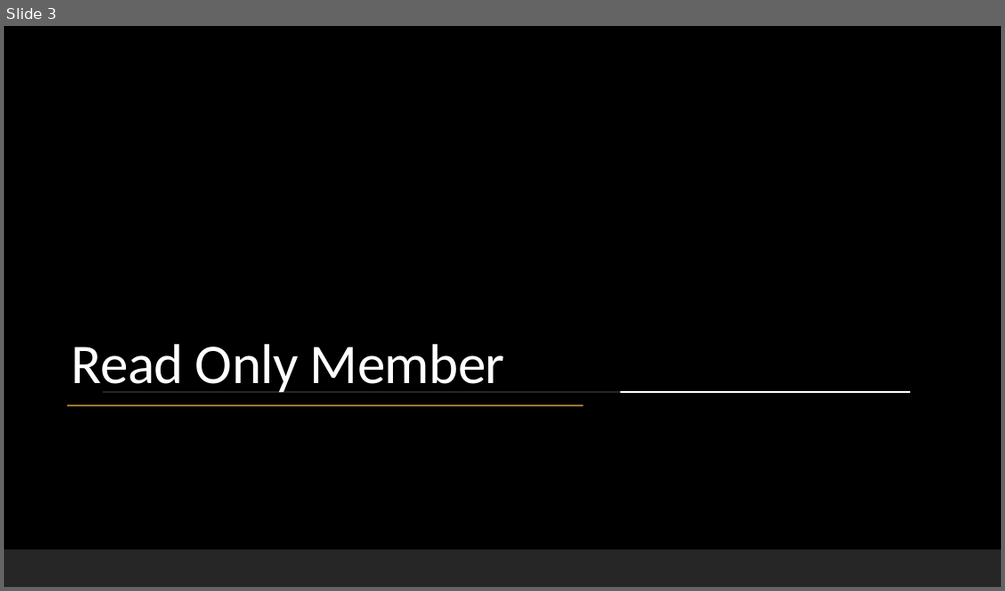
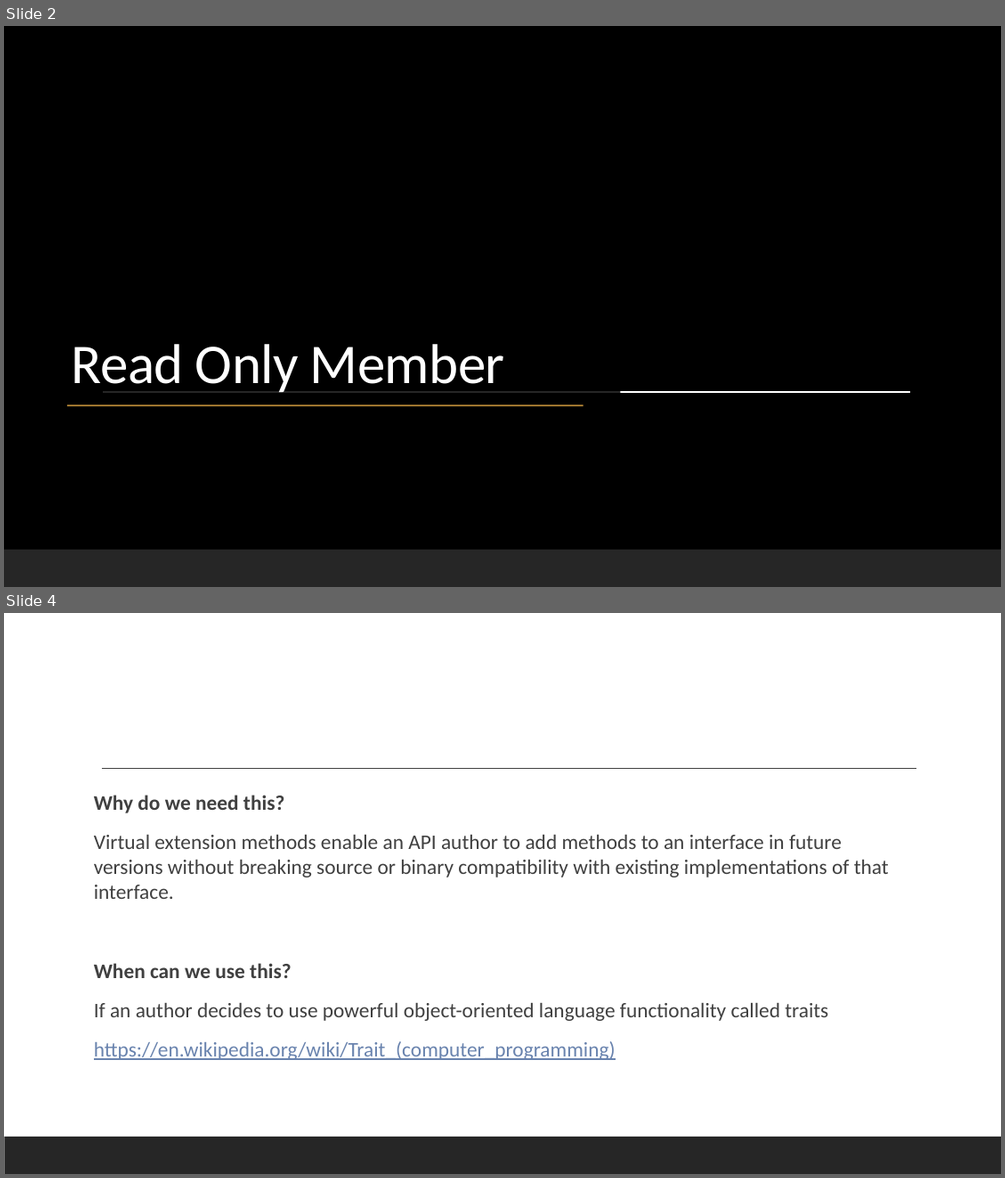
Before and after one commit to picoage/CSharp8Features, a slide deck: C# 8 Features.pptx. Shown one above the other, each under a label of ours: slide 3 before the commit, slides 2 and 4 after it; the slides between them are not shown. The pictures are 1005x591 and 1005x1178 pixels, drawn with LibreOffice and Linux fonts; fonts in the diff are those of the drawing; background and template pictures are left out. Boxes give left, top, right and bottom in pixels: in the first picture for what was removed or moved away, otherwise in the second. Text is boxed around its words. In the diff, an @@ line names an element or a change of style, - is before the commit and + after.

```diff
--- a/C# 8 Features.pptx
+++ b/C# 8 Features.pptx
@@ slide 4 added at bbox=[4, 613, 1001, 1174], background #FFFFFF; not listed: 1 template element that a slide beside it also shows @@
@@ line added from (102, 769) to (917, 769), #404040 1 pt @@
@@ text added at bbox=[94, 795, 889, 1060], 20 pt, text #404040 @@
+Why do we need this?
+Virtual extension methods enable an API author to add methods to an interface in future versions without breaking source or binary compatibility with existing implementations of that interface.
+When can we use this?
+If an author decides to use powerful object-oriented language functionality called traits
+https://en.wikipedia.org/wiki/Trait_(computer_programming)
@@ what was slide 3 is now slide 2 @@
```
Also in this commit, not shown: 2 other slides added, 1 slide removed, 2 other files.
